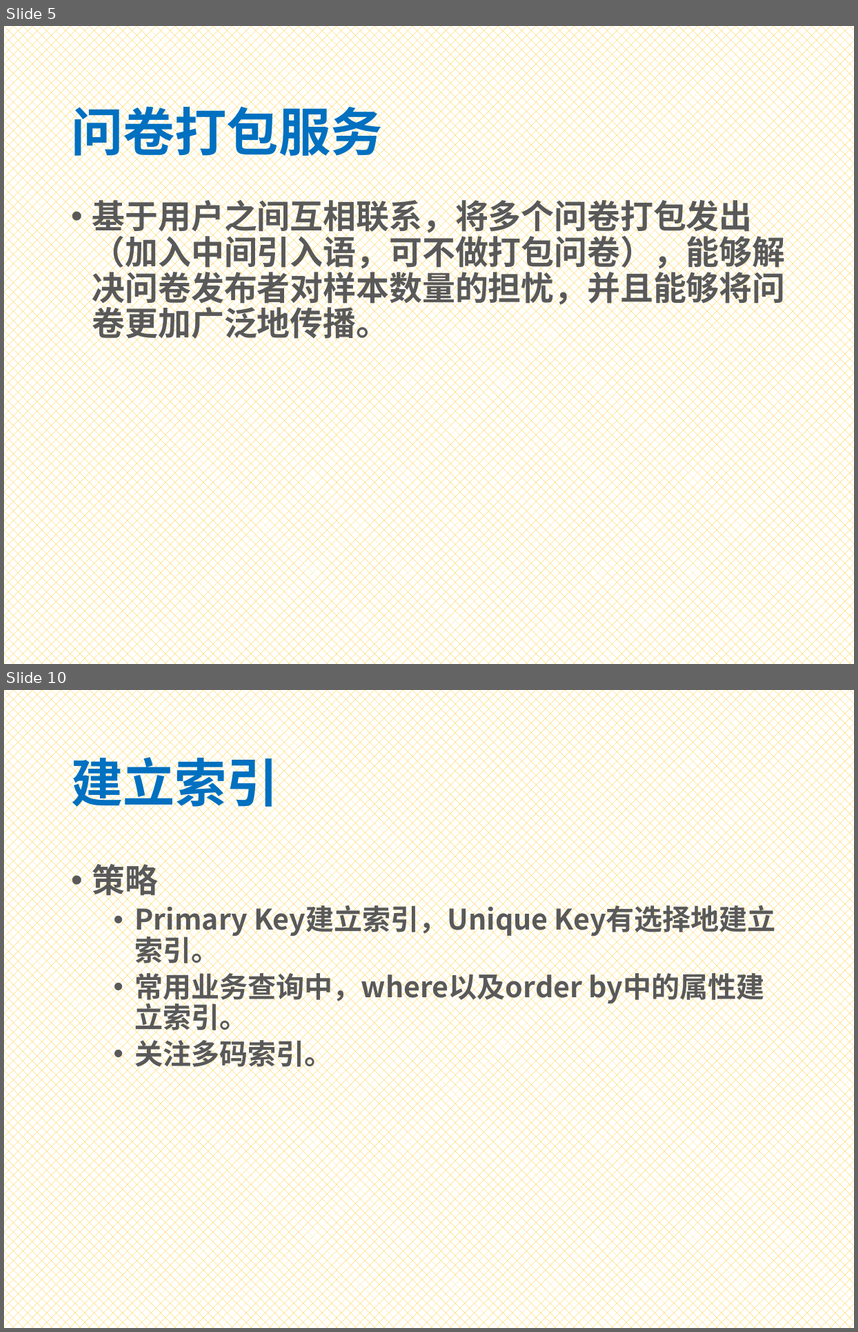
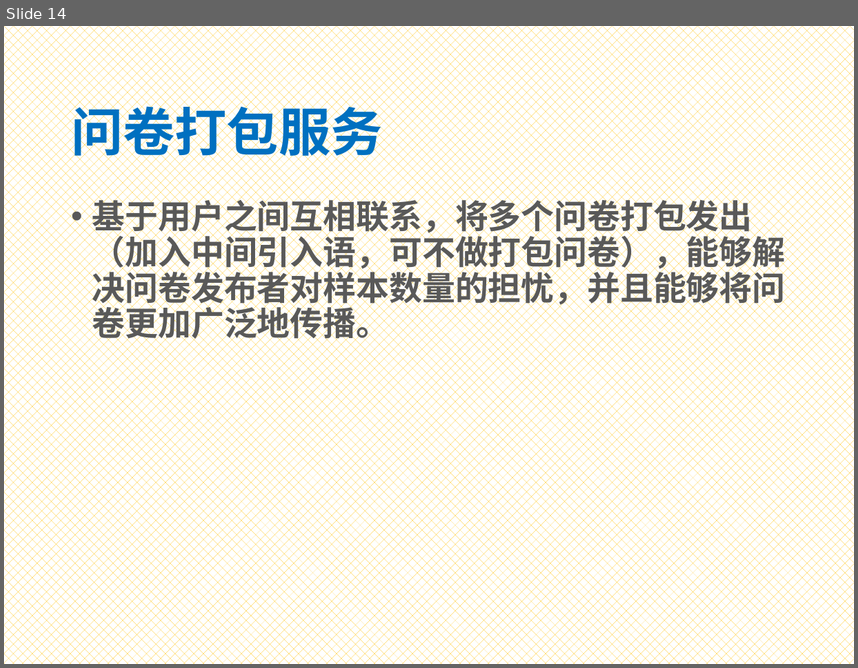
Before and after one commit to Bonjourz/to-simple, a slide deck: Presentation2 Template.pptx. Shown one above the other, each under a label of ours: slides 5 and 10 before the commit, slide 14 after it; the slides between them are not shown. The pictures are 858x1332 and 858x668 pixels, drawn with LibreOffice and Linux fonts; fonts in the diff are those of the drawing. Boxes give left, top, right and bottom in pixels: in the first picture for what was removed or moved away, otherwise in the second. Text is boxed around its words. In the diff, an @@ line names an element or a change of style, - is before the commit and + after.

```diff
--- a/Presentation2 Template.pptx
+++ b/Presentation2 Template.pptx
@@ slide 10 removed at bbox=[4, 690, 854, 1328], background pattern #FFC000 on #FFFFFF @@
@@ title removed at bbox=[71, 749, 279, 816] @@
-建立索引
@@ text removed at bbox=[92, 858, 582, 1072] @@
-• 策略
-  • Primary Key建立索引，Unique Key有选择地建立索引。
-  • 常用业务查询中，where以及order by中的属性建立索引。
-  • 关注多码索引。
@@ what was slide 5 is now slide 14 @@
```
Also in this commit, not shown: 2 slides changed, 19 slides added, 5 other slides removed.
